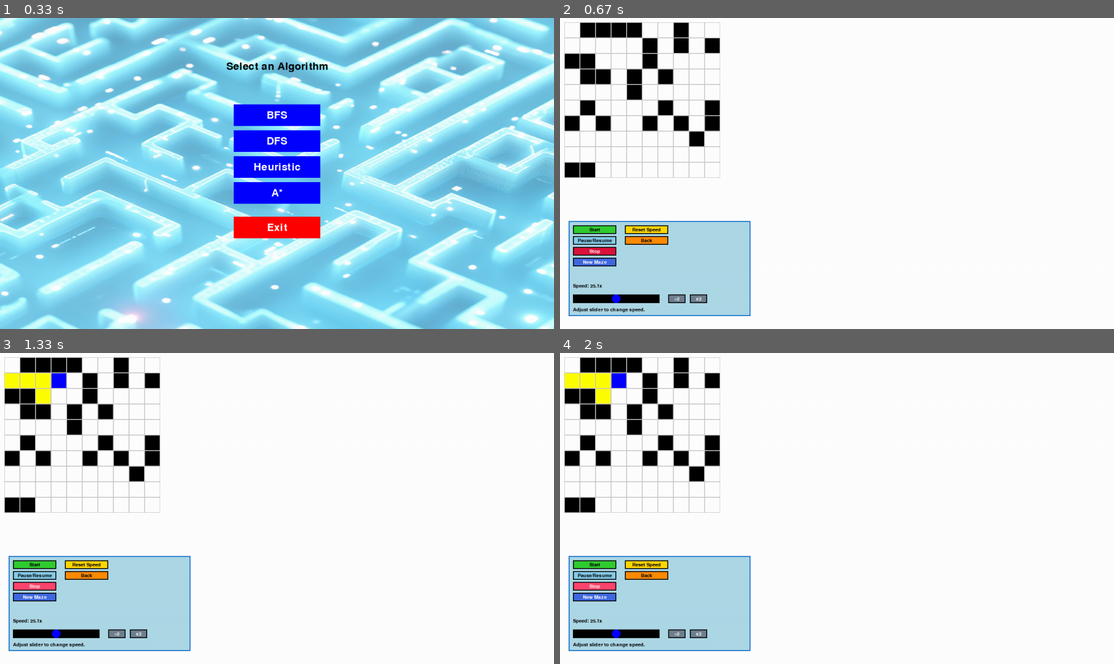
Above: before the commit, frames 1-4 (two rows, left to right).
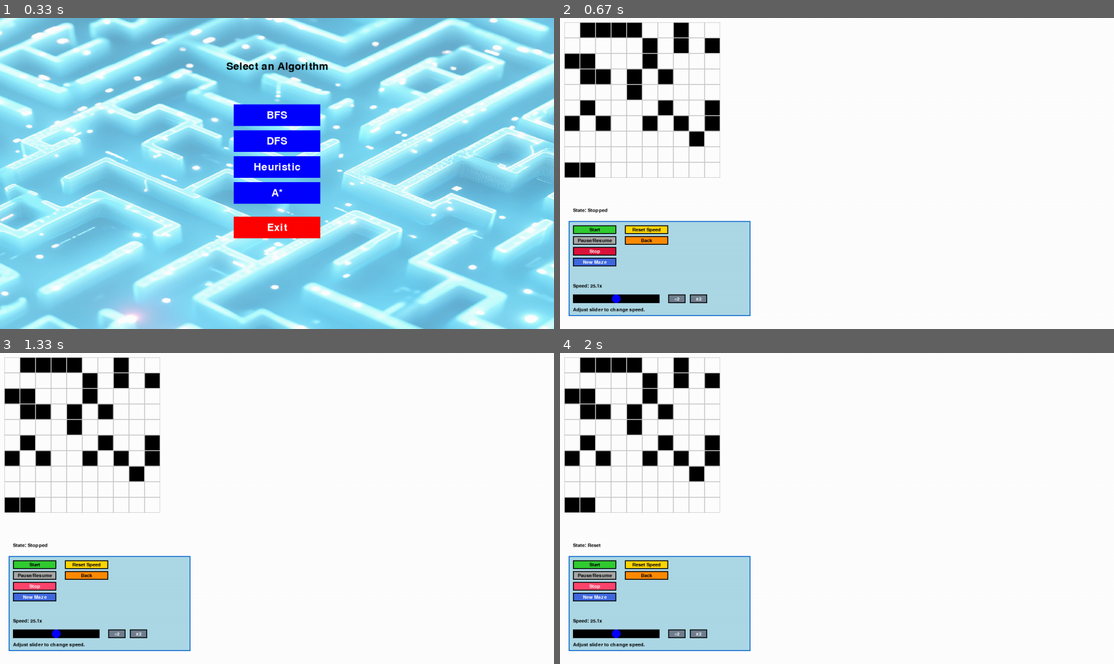
Above: after the commit, the same moments.

Repository: xvang3/Maze_AI_Algo
Game: pygame game, started from Pygame_Maze_Visualizer/main.py
Same seed, same stepped clock (60 frames per second), same inputs: the game is played once before the commit and once after it.
Inputs (mouse positions are in pixels of both pictures, inside the frame that each line leads up to):
- Up to frame 1 (0.33 s): no input
- Up to frame 2 (0.67 s): click (837, 173) at 0.38 s
- Up to frame 3 (1.33 s): press the mouse at (33, 564) at 0.7 s; move the mouse to (60, 480) at 0.8 s; release the mouse at (94, 396) at 0.93 s; click "Stop" at 1.05 s
- Up to frame 4 (2 s): press the mouse at (593, 576) at 1.37 s; move the mouse to (787, 483) at 1.47 s; release the mouse at (981, 390) at 1.6 s; click "Stop" at 1.72 s

Frame 1 is identical in both runs. In frame 2, 0.2% of the frame differs, in the area x 2-10%, y 61-73%; in frame 3, 0.9%, in the area x 0-12%, y 6-73%; in frame 4, 0.9%.

Commit message:
Foundational part is good, need to figure out how to compare next

Diff:
--- a/Pygame_Maze_Visualizer/astar_solver.py
+++ b/Pygame_Maze_Visualizer/astar_solver.py
@@ -4,26 +4,23 @@
 def astar_with_visualization_generator(maze, start, goal, cell_size, maze_offset, state):
     """A* search generator for visualization."""
     rows, cols = maze.shape
-    open_set = []  # Priority queue for A* search
-    heappush(open_set, (0, start))  # (f-score, node)
-    g_scores = {start: 0}  # Actual cost from start to this node
+    open_set = []
+    heappush(open_set, (0, start))
+    g_scores = {start: 0}
     visited = set()
     visited.add(start)
     parent = {}
 
-    # Heuristic function: Manhattan distance
     def heuristic(node, goal):
         return abs(node[0] - goal[0]) + abs(node[1] - goal[1])
 
     while open_set:
         _, current = heappop(open_set)
         x, y = current
-
-        # Yield the current node for visualization
         yield ("process", current)
 
         # Dynamic delay
-        pygame.time.delay(state["speed"])
+        pygame.time.delay(max(1, int(state["speed"])))
 
         if current == goal:
             # Reconstruct and visualize the path
@@ -32,7 +29,7 @@
                 path.append(current)
                 current = parent[current]
             path.append(start)
-            yield ("path", path[::-1])  # Reverse path for start-to-goal
+            yield ("path", path[::-1])
             return
 
         # Process neighbors
@@ -45,6 +42,6 @@
                     f_score = tentative_g_score + heuristic((nx, ny), goal)
                     parent[(nx, ny)] = current
                     heappush(open_set, (f_score, (nx, ny)))
-                    yield ("visit", (nx, ny))  # Yield visited node
+                    yield ("visit", (nx, ny))
 
     yield ("no_path", None)
--- a/Pygame_Maze_Visualizer/controls.py
+++ b/Pygame_Maze_Visualizer/controls.py
@@ -26,15 +26,32 @@
 
     # Define button actions
     def start_action():
+        if state["started"]:  # Ignore clicks if already running
+            return
         state["started"] = True
+        state["state_label"] = "Running"
         if "create_generator" in state:
             state["algorithm_generator"] = state["create_generator"]()  # Create a fresh generator
 
+
+
     def pause_action():
-        state["paused"] = not state["paused"]
+        if state["started"]:
+            state["paused"] = not state["paused"]
+            state["state_label"] = "Paused" if state["paused"] else "Running"
 
     def stop_action():
-        state["started"] = False
+        if not state["stop_clicked"]:
+            state["started"] = False
+            state["state_label"] = "Stopped"
+            state["stop_clicked"] = True
+        else:
+            state["current_node"] = None
+            state["visited_nodes"].clear()
+            state["solution_path"] = []
+            state["state_label"] = "Reset"
+            state["stop_clicked"] = False
+
 
     def new_maze_action():
         state["maze"] = generate_random_maze_with_solution(rows, cols, wall_density=0.3)
@@ -115,6 +132,12 @@
 
     # Draw buttons
     for button in controls["buttons"]:
+        if button.text == "Start" and state["started"]:
+            button.color = (169, 169, 169)  # Gray for disabled
+        elif button.text == "Pause/Resume" and not state["started"]:
+            button.color = (169, 169, 169)  # Gray for disabled
+        else:
+            button.color = button.default_color  # Reset to default
         button.draw(screen, font)
 
     # Draw slider
@@ -139,6 +162,13 @@
     slider_instructions = font.render("Adjust slider to change speed.", True, (0, 0, 0))
     slider_instructions_y = controls["slider_rect"].y + controls["slider_rect"].height + 10
     screen.blit(slider_instructions, (controls["slider_x"], slider_instructions_y))
+
+    # Display state label
+    state_label_surface = font.render(f"State: {state['state_label']}", True, (0, 0, 0))
+    state_label_x = controls["control_box_rect"].x + 10
+    state_label_y = controls["control_box_rect"].y - 30  # Position above the control box
+    screen.blit(state_label_surface, (state_label_x, state_label_y))
+
 
 
 def handle_slider_event(event, controls, state):
--- a/Pygame_Maze_Visualizer/dfs_solver.py
+++ b/Pygame_Maze_Visualizer/dfs_solver.py
@@ -8,29 +8,27 @@
     visited.add(start)
     parent = {}
 
-    # Visualization colors
-    blue = (0, 0, 255)  # Current node
-    yellow = (255, 255, 0)  # Visited nodes
-    green = (0, 255, 0)  # Path nodes
+    # Colors for visualization
+    green = (0, 255, 0)
+    blue = (0, 0, 255)
+    yellow = (255, 255, 0)
 
     while stack:
         current = stack.pop()
         x, y = current
-
-        # Yield current node for visualization
-        yield ("process", current)
+        yield ("process", current)  # Yield the current node for visualization
 
         # Dynamic delay
-        pygame.time.delay(state["speed"])
+        pygame.time.delay(max(1, int(state["speed"])))
 
         if current == goal:
-            # Reconstruct and visualize the path
+            # Reconstruct the solution path
             path = []
             while current in parent:
                 path.append(current)
                 current = parent[current]
             path.append(start)
-            yield ("path", path[::-1])  # Reverse path for start-to-goal
+            yield ("path", path[::-1])  # Reverse the path for start-to-goal
             return
 
         # Process neighbors
@@ -40,6 +38,6 @@
                 visited.add((nx, ny))
                 stack.append((nx, ny))
                 parent[(nx, ny)] = current
-                yield ("visit", (nx, ny))  # Yield visited node
+                yield ("visit", (nx, ny))  # Signal the main loop to mark as visited
 
     yield ("no_path", None)
--- a/Pygame_Maze_Visualizer/heuristic_solver.py
+++ b/Pygame_Maze_Visualizer/heuristic_solver.py
@@ -4,25 +4,22 @@
 def heuristic_with_visualization_generator(maze, start, goal, cell_size, maze_offset, state):
     """Heuristic search generator for visualization."""
     rows, cols = maze.shape
-    open_set = []  # Priority queue for heuristic search
-    heappush(open_set, (0, start))  # (heuristic value, node)
+    open_set = []
+    heappush(open_set, (0, start))
     visited = set()
     visited.add(start)
     parent = {}
 
-    # Heuristic function: Manhattan distance
     def heuristic(node, goal):
         return abs(node[0] - goal[0]) + abs(node[1] - goal[1])
 
     while open_set:
         _, current = heappop(open_set)
         x, y = current
-
-        # Yield the current node for visualization
         yield ("process", current)
 
         # Dynamic delay
-        pygame.time.delay(state["speed"])
+        pygame.time.delay(max(1, int(state["speed"])))
 
         if current == goal:
             # Reconstruct and visualize the path
@@ -31,7 +28,7 @@
                 path.append(current)
                 current = parent[current]
             path.append(start)
-            yield ("path", path[::-1])  # Reverse path for start-to-goal
+            yield ("path", path[::-1])
             return
 
         # Process neighbors
@@ -40,8 +37,7 @@
             if 0 <= nx < rows and 0 <= ny < cols and (nx, ny) not in visited and maze[nx, ny] == 0:
                 visited.add((nx, ny))
                 parent[(nx, ny)] = current
-                h_value = heuristic((nx, ny), goal)
-                heappush(open_set, (h_value, (nx, ny)))
-                yield ("visit", (nx, ny))  # Yield visited node
+                heappush(open_set, (heuristic((nx, ny), goal), (nx, ny)))
+                yield ("visit", (nx, ny))
 
     yield ("no_path", None)
--- a/Pygame_Maze_Visualizer/main.py
+++ b/Pygame_Maze_Visualizer/main.py
@@ -96,12 +96,14 @@
             "repeat": False,
             "algorithm": selected_algorithm,
             "maze": maze,
-            "in_selection": False,  # Track if returning to selection
+            "in_selection": False,
             "speed": INITIAL_DELAY,
-            "speed_factor": 1.0,  # Default speed factor
-            "current_node": None,  # Track the currently processed node
-            "visited_nodes": set(),  # Track all visited nodes
-            "solution_path": []  # Track the solution path
+            "speed_factor": 1.0,
+            "stop_clicked": False,  # Track Stop button state
+            "current_node": None,  # Track the current processing node
+            "visited_nodes": set(),  # Track visited nodes
+            "solution_path": [],  # Store the solution path
+            "state_label": "Stopped",  # Initial state label
         }
 
 
@@ -130,16 +132,23 @@
             for row in range(rows):
                 for col in range(cols):
                     x, y = maze_offset[0] + col * CELL_SIZE, maze_offset[1] + row * CELL_SIZE
-                    if (row, col) == state["current_node"]:
-                        pygame.draw.rect(screen, (0, 0, 255), (x, y, CELL_SIZE, CELL_SIZE))  # Blue for current node
-                    elif (row, col) in state["visited_nodes"]:
-                        pygame.draw.rect(screen, (255, 255, 0), (x, y, CELL_SIZE, CELL_SIZE))  # Yellow for visited nodes
-                    elif "solution_path" in state and (row, col) in state["solution_path"]:
-                        pygame.draw.rect(screen, (0, 255, 0), (x, y, CELL_SIZE, CELL_SIZE))  # Green for solution path
-                    else:
-                        color = (0, 0, 0) if state["maze"][row, col] == 1 else (255, 255, 255)
-                        pygame.draw.rect(screen, color, (x, y, CELL_SIZE, CELL_SIZE))
+                    color = (0, 0, 0) if state["maze"][row, col] == 1 else (255, 255, 255)
+                    pygame.draw.rect(screen, color, (x, y, CELL_SIZE, CELL_SIZE))
                     pygame.draw.rect(screen, (200, 200, 200), (x, y, CELL_SIZE, CELL_SIZE), 1)
+
+            # Clear visualization when "Stop" is clicked twice
+            if not state["stop_clicked"]:
+                # Draw visited nodes
+                for x, y in state["visited_nodes"]:
+                    pygame.draw.rect(screen, (255, 255, 0), (maze_offset[0] + y * CELL_SIZE, maze_offset[1] + x * CELL_SIZE, CELL_SIZE, CELL_SIZE))
+                # Draw current node
+                if state["current_node"]:
+                    x, y = state["current_node"]
+                    pygame.draw.rect(screen, (0, 0, 255), (maze_offset[0] + y * CELL_SIZE, maze_offset[1] + x * CELL_SIZE, CELL_SIZE, CELL_SIZE))
+                # Draw solution path
+                for x, y in state["solution_path"]:
+                    pygame.draw.rect(screen, (0, 255, 0), (maze_offset[0] + y * CELL_SIZE, maze_offset[1] + x * CELL_SIZE, CELL_SIZE, CELL_SIZE))
+
 
 
             # Draw controls
